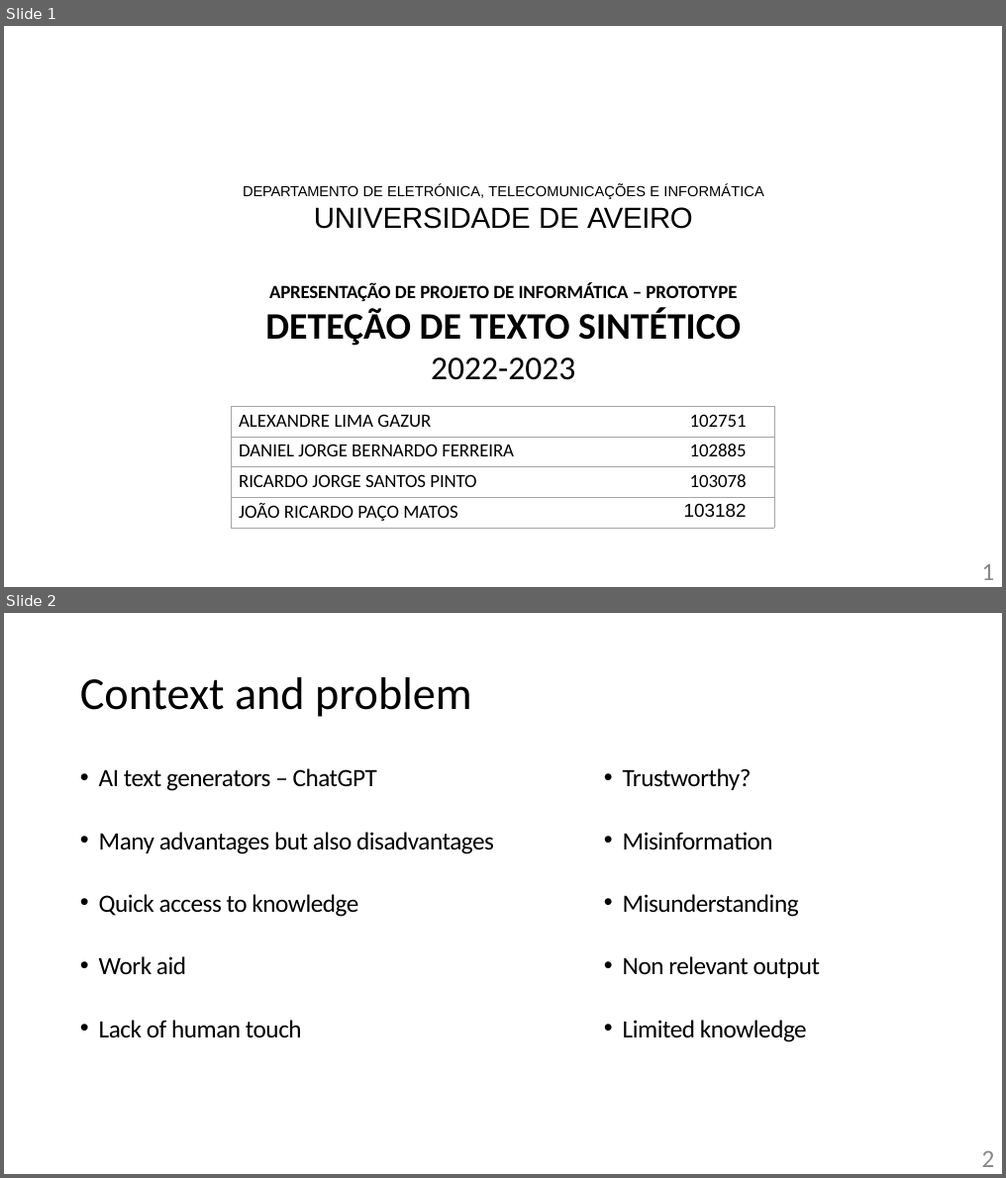
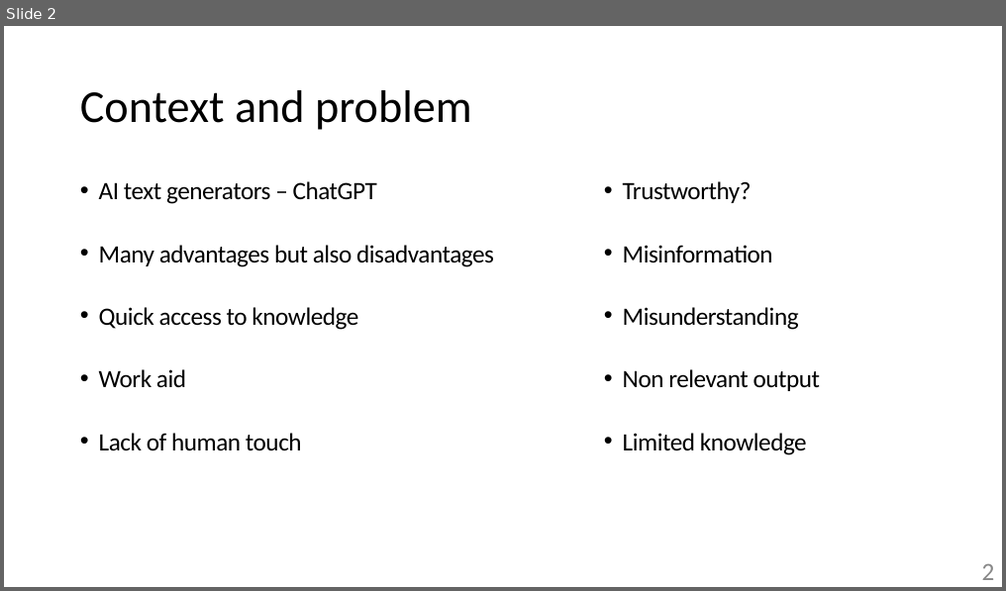
Before and after one commit to zzzzz151/AI-text-detector, a slide deck: presentation-prototype.pptx. Shown one above the other, each under a label of ours: slides 1 and 2 before the commit, slide 2 after it. The pictures are 1006x1178 and 1006x591 pixels, drawn with LibreOffice and Linux fonts; fonts in the diff are those of the drawing; background and template pictures are left out. Boxes give left, top, right and bottom in pixels: in the first picture for what was removed or moved away, otherwise in the second. Text is boxed around its words. In the diff, an @@ line names an element or a change of style, - is before the commit and + after.

Commit message:
Updated presentation-prototype

```diff
--- a/presentation-prototype.pptx
+++ b/presentation-prototype.pptx
@@ slide 1 removed at box(4, 26, 1002, 587), background #FFFFFF @@
@@ text removed at box(243, 184, 763, 380) @@
-DEPARTAMENTO DE ELETRÓNICA, TELECOMUNICAÇÕES E INFORMÁTICA
-UNIVERSIDADE DE AVEIRO
-APRESENTAÇÃO DE PROJETO DE INFORMÁTICA – PROTOTYPE
-DETEÇÃO DE TEXTO SINTÉTICO
-2022-2023
@@ table removed at box(232, 406, 775, 528), 4 rows, 2 columns @@
-ALEXANDRE LIMA GAZUR | 102751
-DANIEL JORGE BERNARDO FERREIRA | 102885
-RICARDO JORGE SANTOS PINTO | 103078
-JOÃO RICARDO PAÇO MATOS | 103182
@@ page number removed at box(982, 565, 995, 580) @@
-1
```
Also in this commit, not shown: 1 slide changed, 5 slides added, 3 other slides removed.
